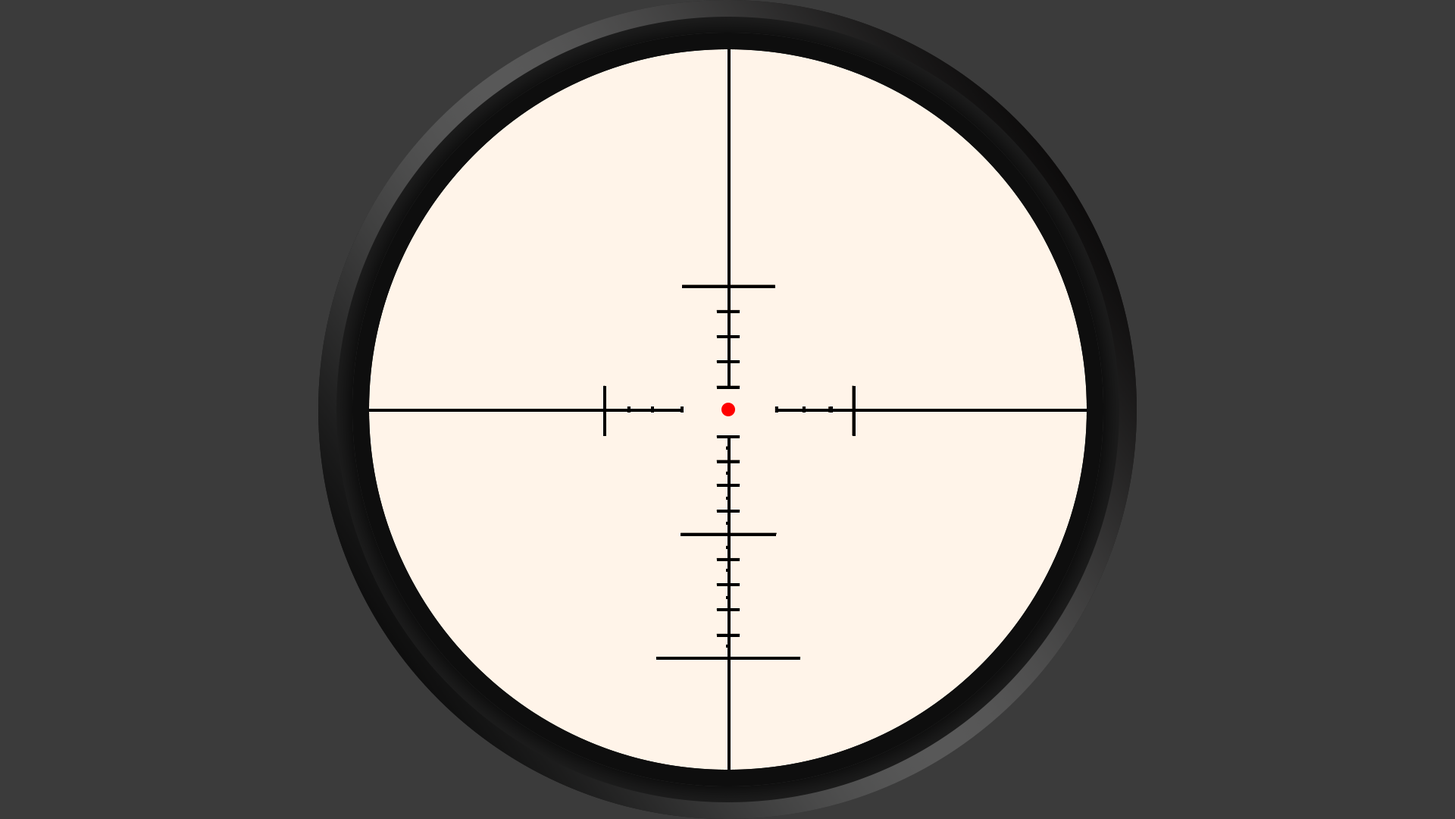
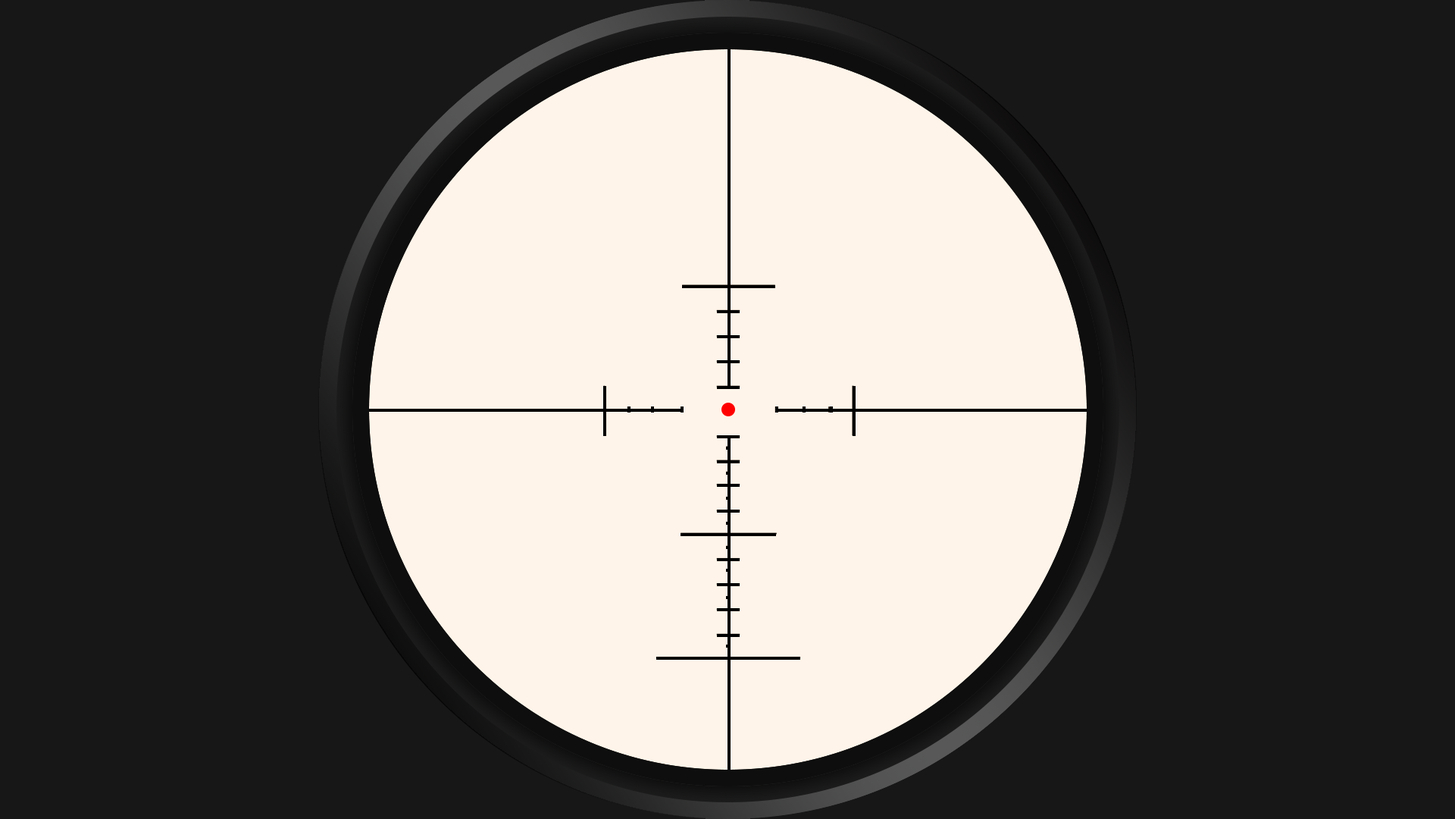
Comparing the layer stacks of the two 1455px x 819px images. Changes:
added layer "图层 2" (60%) above "图层 1" over [0, 0, 1455, 819]
